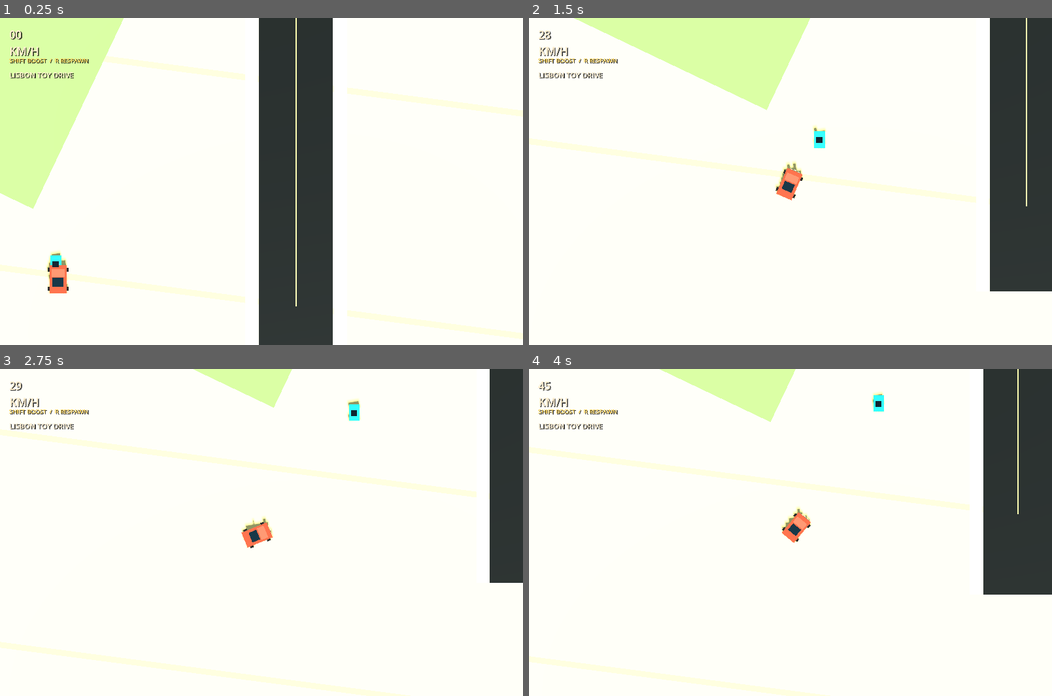
Above: before the commit, frames 1-4 (two rows, left to right).
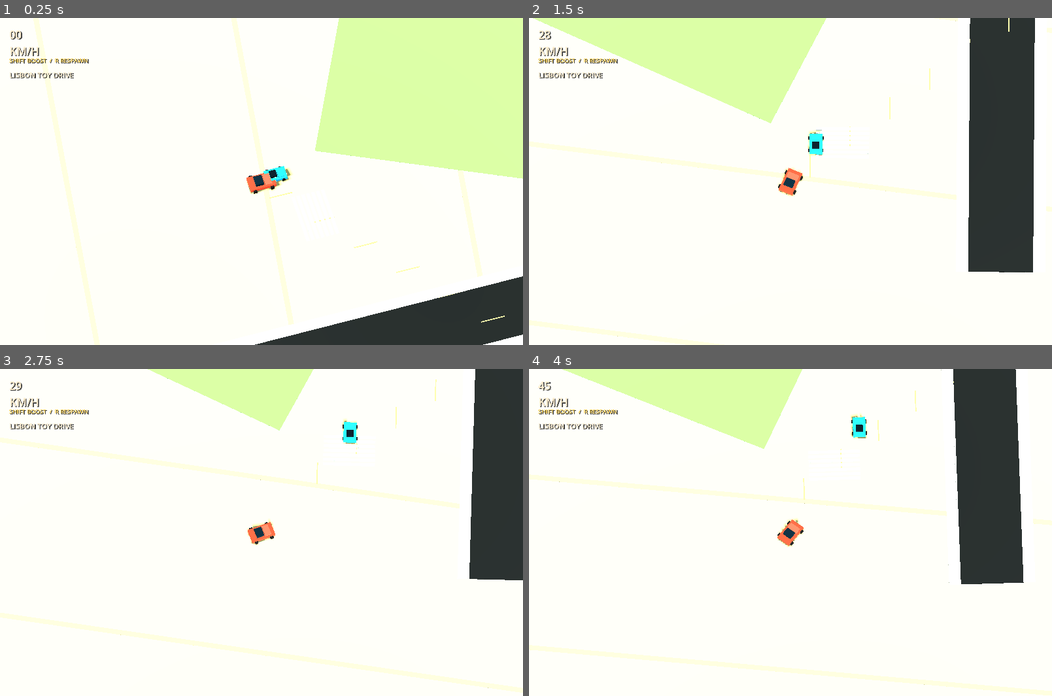
Above: after the commit, the same moments.

Repository: scaiado/lisbon3D
Game: Godot game, scene res://scenes/main.tscn
The game is run twice, just before and just after one commit, with the same random seed, the same clock (stepped at 60 frames per second) and the same inputs.
Inputs:
- Up to frame 1 (0.25 s): no input
- Up to frame 2 (1.5 s): hold D (steer_right) 0.53-1.28 s; hold Shift (boost) 0.53-1.28 s; hold S (brake) from 1.28 s (still down); tap Shift (boost) at 1.35 s
- Up to frame 3 (2.75 s): release S (brake) at 2.03 s; hold D (steer_right) from 2.03 s (still down); hold Shift (boost) from 2.03 s (still down)
- Up to frame 4 (4 s): release D (steer_right) at 2.78 s; release Shift (boost) at 2.78 s; hold W (accelerate) 2.78-3.53 s; tap Shift (boost) at 2.85 s; hold A (steer_left) from 3.53 s (still down); hold Shift (boost) from 3.53 s (still down)

The runs differ from the first frame. In frame 1, 45% of the frame differs, in the area x 0-100%, y 0-100%; in frame 2, 10%; in frame 3, 7.2%; in frame 4, 14%.

Commit message:
Level up native city richness

Diff:
--- a/game/godot/scripts/ambient_life.gd
+++ b/game/godot/scripts/ambient_life.gd
@@ -1,7 +1,7 @@
 extends Node3D
 
-const NPC_COUNT := 8
-const PED_COUNT := 14
+const NPC_COUNT := 6
+const PED_COUNT := 10
 
 var road_segments: Array[Dictionary] = []
 var actors: Array[Dictionary] = []
@@ -12,6 +12,7 @@
 	_make_material(Color(0.93, 0.22, 0.65), 0.48)
 ]
 var pedestrian_material := _make_material(Color(0.24, 0.18, 0.78), 0.72)
+var pedestrian_alt_material := _make_material(Color(0.96, 0.45, 0.18), 0.72)
 var head_material := _make_material(Color(1.0, 0.78, 0.52), 0.82)
 
 func configure(segments: Array[Dictionary]) -> void:
@@ -33,6 +34,19 @@
 			position += normal * float(actor.side)
 		actor.node.global_position = position + Vector3.UP * float(actor.height)
 		actor.node.rotation.y = atan2(direction.x, -direction.z)
+		if actor.kind == "pedestrian":
+			actor.node.scale = Vector3.ONE * (1.0 + sin(Time.get_ticks_msec() * 0.008 + float(actor.t) * 20.0) * 0.035)
+
+func get_collision_zones() -> Array[Dictionary]:
+	var zones: Array[Dictionary] = []
+	for actor in actors:
+		var radius := 2.1 if actor.kind == "traffic" else 0.9
+		zones.append({
+			"kind": "circle",
+			"center": actor.node.global_position,
+			"size": Vector2(radius, 0.0)
+		})
+	return zones
 
 func _spawn_traffic() -> void:
 	var usable := _long_segments(42.0)
@@ -45,8 +59,9 @@
 			"segment": segment,
 			"t": fmod(i * 0.137, 1.0),
 			"speed": 6.0 + float(i % 4) * 1.6,
-			"side": -float(segment.get("width", 12.0)) * 0.18,
-			"height": 0.5
+			"side": -float(segment.get("width", 12.0)) * 0.22,
+			"height": 0.62,
+			"kind": "traffic"
 		})
 
 func _spawn_pedestrians() -> void:
@@ -61,8 +76,9 @@
 			"segment": segment,
 			"t": fmod(i * 0.071, 1.0),
 			"speed": 1.4 + float(i % 3) * 0.35,
-			"side": side * (float(segment.get("width", 12.0)) * 0.5 + 3.4),
-			"height": 0.0
+			"side": side * (float(segment.get("width", 12.0)) * 0.5 + 4.5),
+			"height": 0.0,
+			"kind": "pedestrian"
 		})
 
 func _long_segments(min_length: float) -> Array[Dictionary]:
@@ -76,20 +92,31 @@
 func _make_toy_car(index: int) -> Node3D:
 	var root := Node3D.new()
 	root.name = "NpcToyCar"
-	_add_box(root, "Body", Vector3(0, 0.36, 0), Vector3(2.1, 0.58, 3.25), car_materials[index % car_materials.size()])
-	_add_box(root, "Cabin", Vector3(0, 0.84, 0.1), Vector3(1.25, 0.48, 1.15), _make_material(Color(0.04, 0.08, 0.1), 0.35))
+	_add_box(root, "Body", Vector3(0, 0.42, 0), Vector3(2.85, 0.72, 4.6), car_materials[index % car_materials.size()])
+	_add_box(root, "Hood", Vector3(0, 0.82, -1.05), Vector3(2.05, 0.2, 1.35), car_materials[index % car_materials.size()])
+	_add_box(root, "Cabin", Vector3(0, 1.02, 0.52), Vector3(1.58, 0.58, 1.45), _make_material(Color(0.04, 0.08, 0.1), 0.35))
+	_add_box(root, "LeftLight", Vector3(-0.64, 0.72, -2.35), Vector3(0.36, 0.12, 0.08), _make_material(Color(1.0, 0.9, 0.46), 0.2))
+	_add_box(root, "RightLight", Vector3(0.64, 0.72, -2.35), Vector3(0.36, 0.12, 0.08), _make_material(Color(1.0, 0.9, 0.46), 0.2))
+	for x in [-1.48, 1.48]:
+		for z in [-1.45, 1.45]:
+			_add_box(root, "Wheel", Vector3(x, 0.3, z), Vector3(0.36, 0.58, 0.58), _make_material(Color(0.02, 0.02, 0.02), 0.8))
 	return root
 
 func _make_pedestrian() -> Node3D:
 	var root := Node3D.new()
 	root.name = "ToyPedestrian"
-	_add_box(root, "Body", Vector3(0, 0.52, 0), Vector3(0.42, 0.92, 0.3), pedestrian_material)
+	var shirt := pedestrian_material if actors.size() % 2 == 0 else pedestrian_alt_material
+	_add_box(root, "Body", Vector3(0, 0.58, 0), Vector3(0.55, 0.92, 0.34), shirt)
+	_add_box(root, "LeftLeg", Vector3(-0.14, 0.13, 0), Vector3(0.16, 0.36, 0.18), _make_material(Color(0.08, 0.12, 0.18), 0.7))
+	_add_box(root, "RightLeg", Vector3(0.14, 0.13, 0), Vector3(0.16, 0.36, 0.18), _make_material(Color(0.08, 0.12, 0.18), 0.7))
+	_add_box(root, "LeftArm", Vector3(-0.39, 0.68, 0), Vector3(0.14, 0.5, 0.14), head_material)
+	_add_box(root, "RightArm", Vector3(0.39, 0.68, 0), Vector3(0.14, 0.5, 0.14), head_material)
 	var head := MeshInstance3D.new()
 	head.name = "Head"
 	head.mesh = SphereMesh.new()
-	head.mesh.radius = 0.24
-	head.mesh.height = 0.36
-	head.position = Vector3(0, 1.16, 0)
+	head.mesh.radius = 0.28
+	head.mesh.height = 0.42
+	head.position = Vector3(0, 1.25, 0)
 	head.material_override = head_material
 	root.add_child(head)
 	return root
--- a/game/godot/scripts/camera_rig.gd
+++ b/game/godot/scripts/camera_rig.gd
@@ -1,10 +1,11 @@
 extends Node3D
 
 @export var target: Node3D
-@export var height := 92.0
+@export var height := 76.0
+@export var pitch_offset := 34.0
 @export var follow_speed := 8.0
-@export var orthographic_size := 62.0
-@export var speed_zoom := 18.0
+@export var orthographic_size := 70.0
+@export var speed_zoom := 14.0
 
 var camera: Camera3D
 var fixed_yaw := 0.0
@@ -26,11 +27,12 @@
 	if not target or not camera:
 		return
 
-	var desired := target.global_position + Vector3.UP * height
+	var yaw_basis := Basis(Vector3.UP, fixed_yaw)
+	var desired := target.global_position + yaw_basis * Vector3(0, height, pitch_offset)
 	global_position = global_position.lerp(desired, min(delta * follow_speed, 1.0))
 
 	var speed: float = abs(float(target.get("speed"))) if target else 0.0
 	var target_size: float = orthographic_size + clamp(speed / 62.0, 0.0, 1.0) * speed_zoom
 	camera.size = lerp(camera.size, target_size, min(delta * 3.2, 1.0))
 	camera.global_position = global_position
-	camera.rotation = Vector3(deg_to_rad(-90.0), fixed_yaw, 0.0)
+	camera.look_at(target.global_position + Vector3.UP * 0.7, Vector3.UP)
--- a/game/godot/scripts/main.gd
+++ b/game/godot/scripts/main.gd
@@ -44,6 +44,7 @@
 	ambient_life.name = "AmbientLife"
 	add_child(ambient_life)
 	ambient_life.configure(world.get_road_segments())
+	vehicle.dynamic_collision_provider = ambient_life
 
 	audio_controller = AudioController.new()
 	audio_controller.name = "AudioController"
--- a/game/godot/scripts/vehicle_controller.gd
+++ b/game/godot/scripts/vehicle_controller.gd
@@ -14,6 +14,7 @@
 var speed := 0.0
 var steering := 0.0
 var impact_flash := 0.0
+var dynamic_collision_provider: Node
 var road_segments: Array[Dictionary] = []
 var collision_zones: Array[Dictionary] = []
 
@@ -73,6 +74,10 @@
 	for zone in collision_zones:
 		if _collides_with_zone(point, zone):
 			return zone
+	if dynamic_collision_provider and dynamic_collision_provider.has_method("get_collision_zones"):
+		for zone in dynamic_collision_provider.get_collision_zones():
+			if _collides_with_zone(point, zone):
+				return zone
 	return {}
 
 func _collides_with_zone(point: Vector3, zone: Dictionary) -> bool:
--- a/game/godot/scripts/world_generator.gd
+++ b/game/godot/scripts/world_generator.gd
@@ -17,6 +17,9 @@
 var roof_material := _make_material(Color(0.74, 0.28, 0.16), 0.78)
 var junction_material := _make_material(Color(0.028, 0.045, 0.042), 0.9)
 var lane_material := _make_material(Color(0.82, 0.72, 0.34), 0.66)
+var crosswalk_material := _make_material(Color(0.94, 0.93, 0.85), 0.72)
+var window_material := _make_material(Color(0.05, 0.22, 0.28), 0.45)
+var awning_material := _make_material(Color(0.9, 0.16, 0.12), 0.62)
 var bench_material := _make_material(Color(0.58, 0.27, 0.11), 0.82)
 var lamp_material := _make_material(Color(0.08, 0.08, 0.07), 0.7)
 var building_materials := [
@@ -143,9 +146,14 @@
 	_add_box("Road", center + Vector3(0, ROAD_HEIGHT, 0), Vector3(width, 0.08, length), heading, asphalt_material)
 	_add_box("SidewalkL", center, Vector3(sidewalk_width, 0.06, length), heading, sidewalk_material, -width * 0.5 - sidewalk_width * 0.5 - 0.25)
 	_add_box("SidewalkR", center, Vector3(sidewalk_width, 0.06, length), heading, sidewalk_material, width * 0.5 + sidewalk_width * 0.5 + 0.25)
+	_add_box("CurbL", center + Vector3(0, 0.06, 0), Vector3(0.36, 0.14, length), heading, crosswalk_material, -width * 0.5 - 0.18)
+	_add_box("CurbR", center + Vector3(0, 0.06, 0), Vector3(0.36, 0.14, length), heading, crosswalk_material, width * 0.5 + 0.18)
 
 	if road.get("type", "street") != "lane":
-		_add_box("CenterLine", center + Vector3(0, 0.1, 0), Vector3(0.25, 0.035, length * 0.72), heading, lane_material)
+		_add_dashed_line(start, end, heading, length)
+		if length > 55.0:
+			_add_crosswalk(start.lerp(end, 0.12), heading, width)
+			_add_crosswalk(start.lerp(end, 0.88), heading, width)
 
 	road_segments.append({
 		"start": start,
@@ -166,6 +174,7 @@
 		var material: Material = building_materials[index % building_materials.size()]
 		_add_box("Building", bounds.center + Vector3(0, height * 0.5, 0), footprint, 0.0, material)
 		_add_box("Roof", bounds.center + Vector3(0, height + 0.16, 0), Vector3(footprint.x * 1.03, 0.32, footprint.z * 1.03), 0.0, roof_material)
+		_add_building_details(bounds.center, footprint, height, index)
 		_add_collision_zone("box", bounds.center, Vector2(footprint.x * 0.5 + 2.2, footprint.z * 0.5 + 2.2))
 		index += 1
 
@@ -246,6 +255,37 @@
 func _add_toy_landmarks() -> void:
 	_add_box("ToyMonument", Vector3(-75, 8, 285), Vector3(5, 16, 5), 0.0, _make_material(Color(0.9, 0.67, 0.29), 0.7))
 
+func _add_dashed_line(start: Vector3, end: Vector3, heading: float, length: float) -> void:
+	var dash_length := 5.2
+	var gap := 5.8
+	var cursor := 5.0
+	while cursor < length - 4.0:
+		var t := cursor / length
+		var dash_center := start.lerp(end, t)
+		_add_box("LaneDash", dash_center + Vector3(0, 0.105, 0), Vector3(0.26, 0.035, dash_length), heading, lane_material)
+		cursor += dash_length + gap
+
+func _add_crosswalk(center: Vector3, heading: float, road_width: float) -> void:
+	for i in range(-3, 4):
+		_add_box("CrosswalkStripe", center + Vector3(0, 0.115, 0), Vector3(0.72, 0.035, road_width * 0.82), heading + PI * 0.5, crosswalk_material, float(i) * 1.1)
+
+func _add_building_details(center: Vector3, footprint: Vector3, height: float, index: int) -> void:
+	var rows: int = max(1, int(height / 4.2))
+	var cols_x: int = clamp(int(footprint.x / 5.5), 1, 5)
+	var cols_z: int = clamp(int(footprint.z / 5.5), 1, 5)
+	for row in range(rows):
+		var y: float = 2.5 + float(row) * 3.6
+		for col in range(cols_x):
+			var x: float = -footprint.x * 0.38 + float(col) * (footprint.x * 0.76 / max(cols_x - 1, 1))
+			_add_box("WindowFront", center + Vector3(x, y, -footprint.z * 0.505), Vector3(1.05, 1.3, 0.12), 0.0, window_material)
+			_add_box("WindowBack", center + Vector3(x, y, footprint.z * 0.505), Vector3(1.05, 1.3, 0.12), 0.0, window_material)
+		for col in range(cols_z):
+			var z: float = -footprint.z * 0.38 + float(col) * (footprint.z * 0.76 / max(cols_z - 1, 1))
+			_add_box("WindowSideL", center + Vector3(-footprint.x * 0.505, y, z), Vector3(0.12, 1.3, 1.05), 0.0, window_material)
+			_add_box("WindowSideR", center + Vector3(footprint.x * 0.505, y, z), Vector3(0.12, 1.3, 1.05), 0.0, window_material)
+	if index % 3 == 0:
+		_add_box("Awning", center + Vector3(0, 2.1, -footprint.z * 0.58), Vector3(min(footprint.x * 0.62, 12.0), 0.3, 1.0), 0.0, awning_material)
+
 func _compute_spawn(slice: Dictionary) -> void:
 	var spawn: Dictionary = slice.get("spawn", {})
 	if spawn.has("position"):
Not shown, added: game/godot/scripts/ambient_life.gd.uid
Not shown, added: game/godot/scripts/hud_controller.gd.uid
